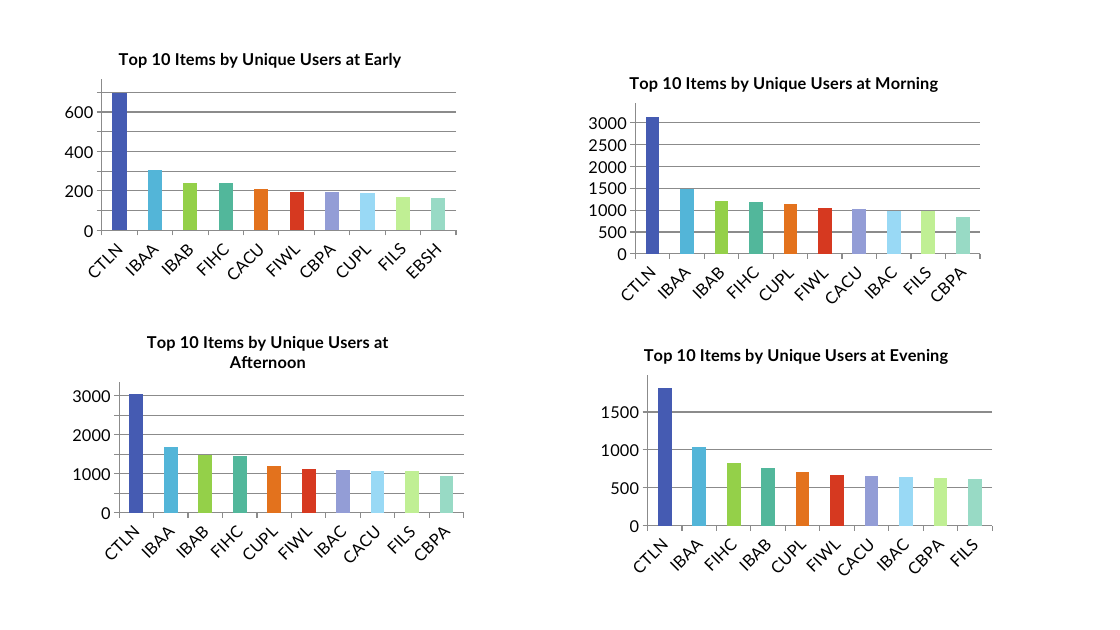
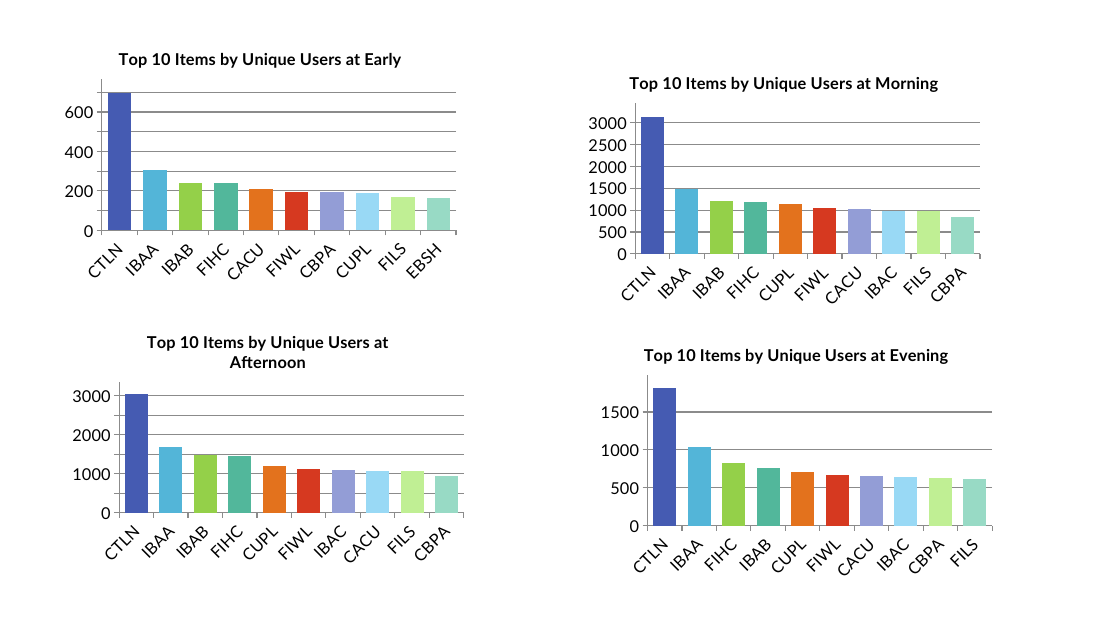
Before and after one commit to lizesteyn/FNBdataquest, a slide deck: slide 13 of Presentation1.pptx (slide 14 before the commit). Drawn at 1120x630 pixels with LibreOffice and Linux fonts; fonts in the diff are those of the drawing; background and template pictures are left out. Boxes give left, top, right and bottom in pixels: in the first picture for what was removed or moved away, otherwise in the second. Text is boxed around its words. In the diff, an @@ line names an element or a change of style, - is before the commit and + after.

Commit message:
presentation update

```diff
--- a/Presentation1.pptx
+++ b/Presentation1.pptx
@@ column chart at [56, 34, 464, 290] @@
@@ bar spacing changed @@
@@ column chart at [581, 58, 988, 313] @@
@@ bar spacing changed @@
@@ column chart at [64, 318, 471, 573] @@
@@ bar spacing changed @@
@@ column chart at [592, 330, 1000, 586] @@
@@ bar spacing changed @@
```
Also in this commit, not shown: 14 other slides changed, 13 slides added, 18 slides removed.
